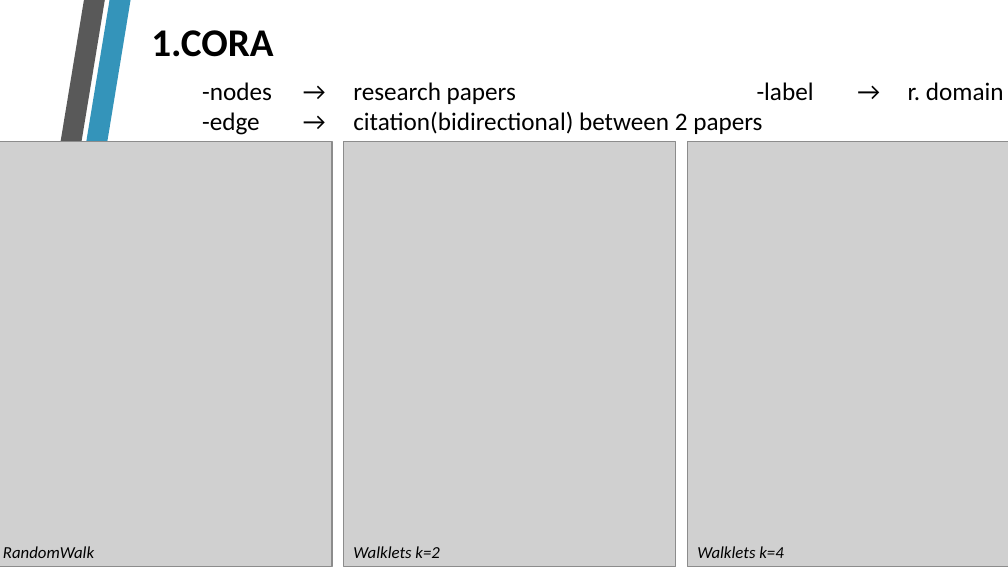
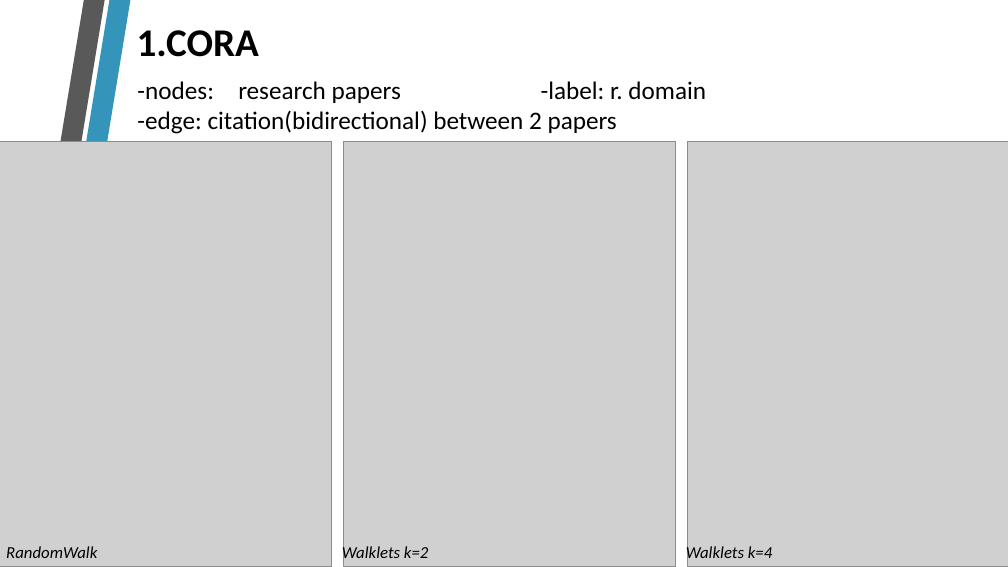
Before and after one commit to Edward326/WalkletsEmbeddings, a slide deck: slide 16 of walklets_embedding/docs/Walklets.pptx (slide 17 before the commit). Drawn at 1008x567 pixels with LibreOffice and Linux fonts; fonts in the diff are those of the drawing; grey boxes stand for pictures; background and template pictures are left out. Boxes give left, top, right and bottom in pixels: in the first picture for what was removed or moved away, otherwise in the second. Text is boxed around its words. In the diff, an @@ line names an element or a change of style, - is before the commit and + after.

```diff
--- a/walklets_embedding/docs/Walklets.pptx
+++ b/walklets_embedding/docs/Walklets.pptx
@@ text "1.CORA": place and size @@
-text "1.CORA" at [151,30,273,57]
+text "1.CORA" at [137,30,259,57]
@@ text at [137,81,706,134]: text changed @@
--nodes → research papers -label → r. domain
--edge → citation(bidirectional) between 2 papers
+-nodes: research papers -label: r. domain
+-edge: citation(bidirectional) between 2 papers
@@ outline redrawn in 4 elements at [12,433,114,567], [38,437,215,567], [12,433,152,567], [38,437,161,566] @@
@@ text "Walklets k=2" rewrapped from [353,546,439,558] to [342,544,428,562] @@
@@ text "Walklets k=4" rewrapped from [697,546,783,558] to [686,544,772,562] @@
```
Also in this commit, not shown: 21 other slides changed, 1 slide added, 2 slides removed, 1 other file.
